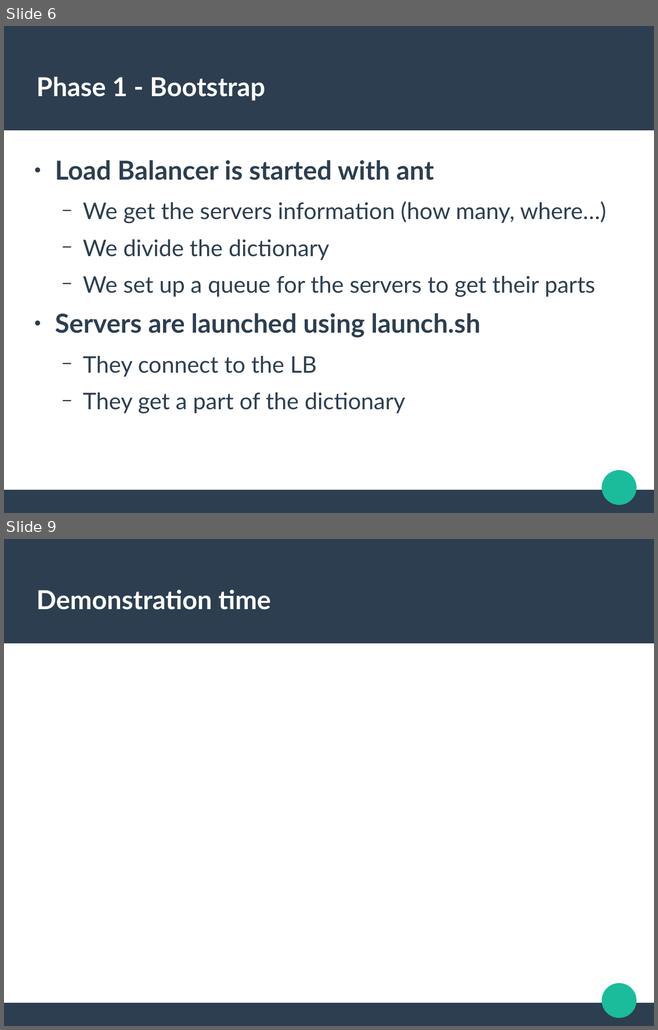
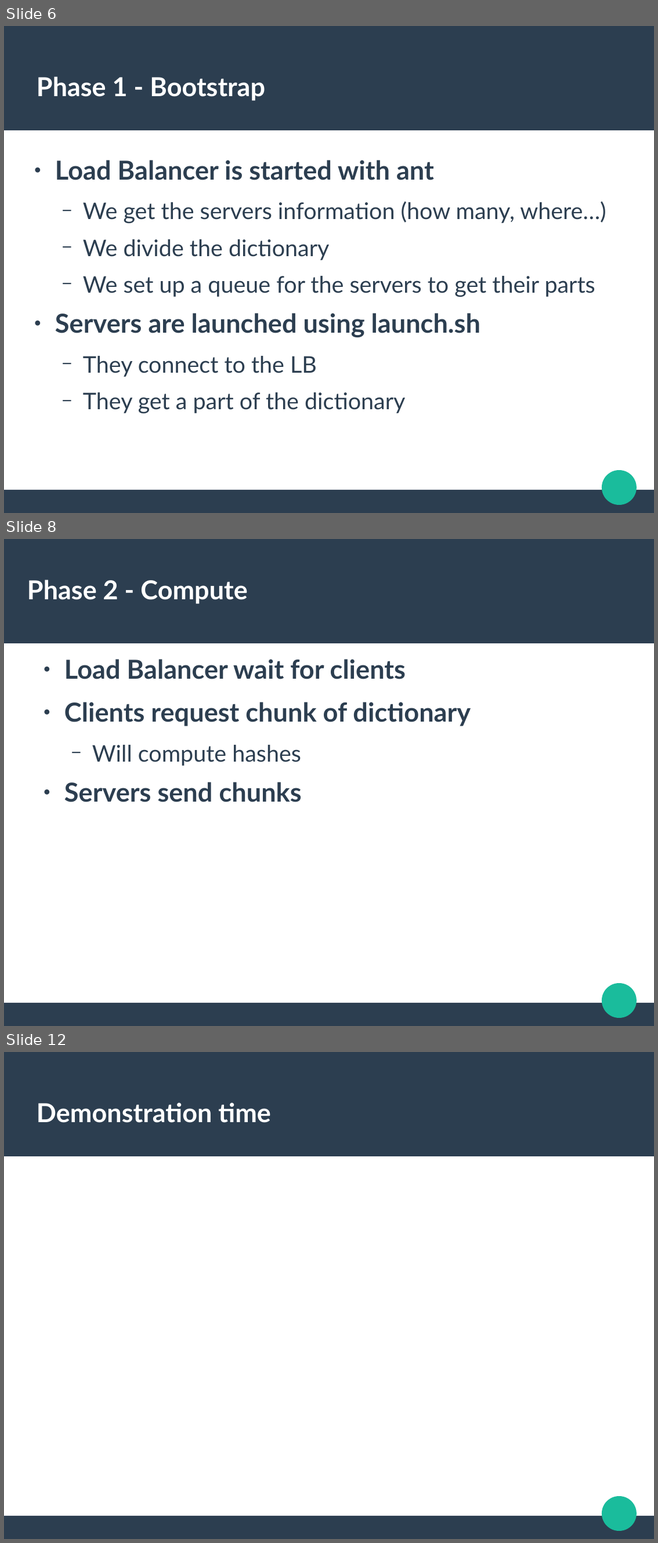
Before and after one commit to trandinhkhoa/distributed-system-project, a slide deck: presentation/defense.odp. Shown one above the other, each under a label of ours: slides 6 and 9 before the commit, slides 6, 8 and 12 after it; the slides between them are not shown. The pictures are 658x1030 and 658x1543 pixels, drawn with LibreOffice and Linux fonts; fonts in the diff are those of the drawing. Boxes give left, top, right and bottom in pixels: in the first picture for what was removed or moved away, otherwise in the second. Text is boxed around its words. In the diff, an @@ line names an element or a change of style, - is before the commit and + after.

Commit message:
Add pictures and some info for phases

```diff
--- a/presentation/defense.odp
+++ b/presentation/defense.odp
@@ slide 8 added at <box>4,539,654,1026</box>, background #FFFFFF; not listed: 3 template elements that a slide beside it also shows @@
@@ title added at <box>27,580,247,604</box>, 31.9 pt, text #FFFFFF, bold @@
+Phase 2 - Compute
@@ text added at <box>64,659,470,802</box>, 32 pt, text #2C3E50, bold @@
+● Load Balancer wait for clients
+● Clients request chunk of dictionary
+  − Will compute hashes
+● Servers send chunks
@@ what was slide 9 is now slide 12 @@
```
Also in this commit, not shown: 3 slides changed, 3 other slides added, 1 slide removed.
